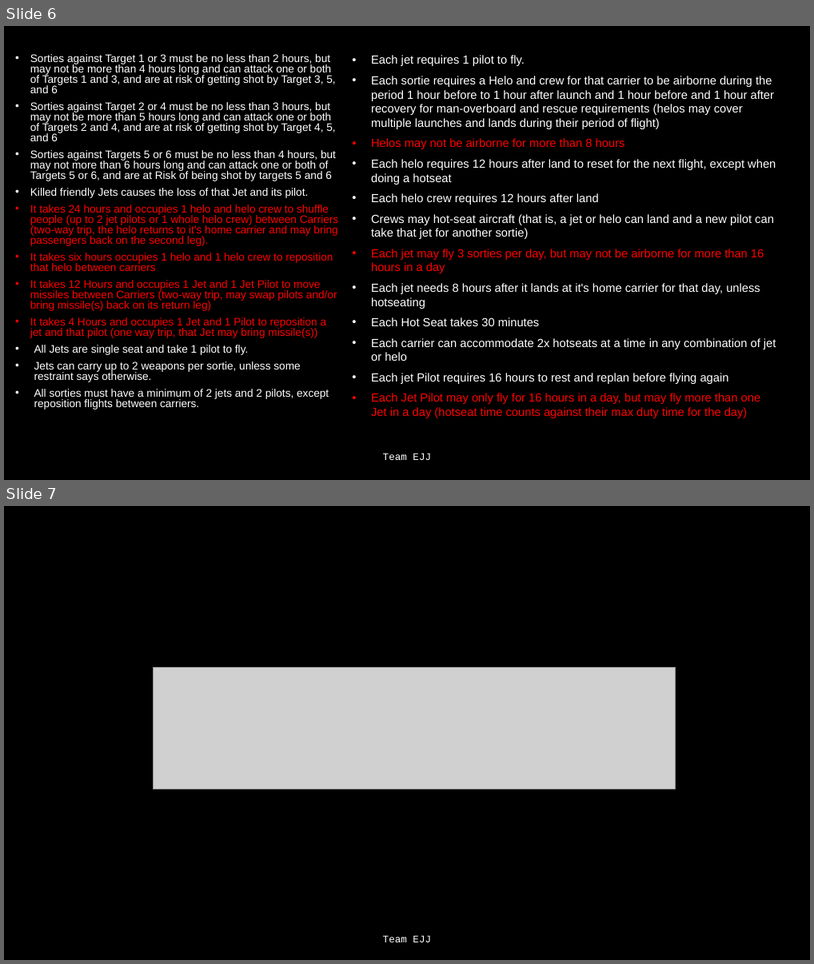
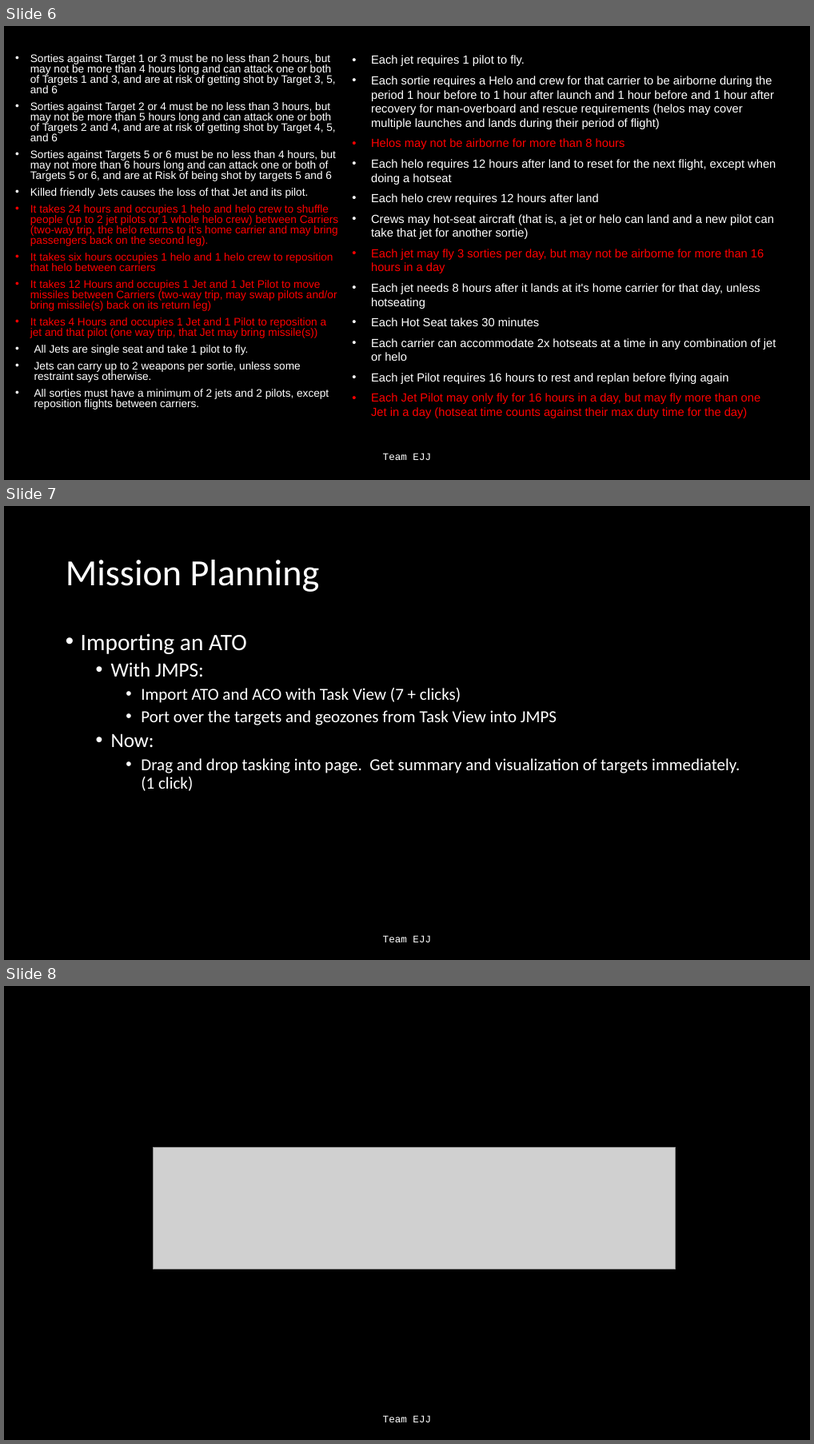
Before and after one commit to Jonathan805/RestrictedPlanning, a slide deck: TeamEJJ.pptx. Shown one above the other, each under a label of ours: slides 6 and 7 before the commit, slides 6, 7 and 8 after it. The pictures are 814x964 and 814x1444 pixels, drawn with LibreOffice and Linux fonts; fonts in the diff are those of the drawing; grey boxes stand for pictures. Boxes give left, top, right and bottom in pixels: in the first picture for what was removed or moved away, otherwise in the second. Text is boxed around its words. In the diff, an @@ line names an element or a change of style, - is before the commit and + after.

```diff
--- a/TeamEJJ.pptx
+++ b/TeamEJJ.pptx
@@ slide 7 added at (x1=4, y1=506, x2=810, y2=960), background #000000 @@
@@ title added at (x1=66, y1=560, x2=320, y2=592), 44 pt, text #FFFFFF @@
+Mission Planning
@@ text added at (x1=81, y1=633, x2=740, y2=791), 20 pt, text #FFFFFF @@
+• Importing an ATO
+  • With JMPS:
+    • Import ATO and ACO with Task View (7 + clicks)
+    • Port over the targets and geozones from Task View into JMPS
+  • Now:
+    • Drag and drop tasking into page. Get summary and visualization of targets immediately. (1 click)
@@ text added at (x1=383, y1=935, x2=431, y2=942), 12 pt, text #FFFFFF @@
+Team EJJ
@@ what was slide 7 is now slide 8 @@
```
Also in this commit, not shown: 16 other files.
